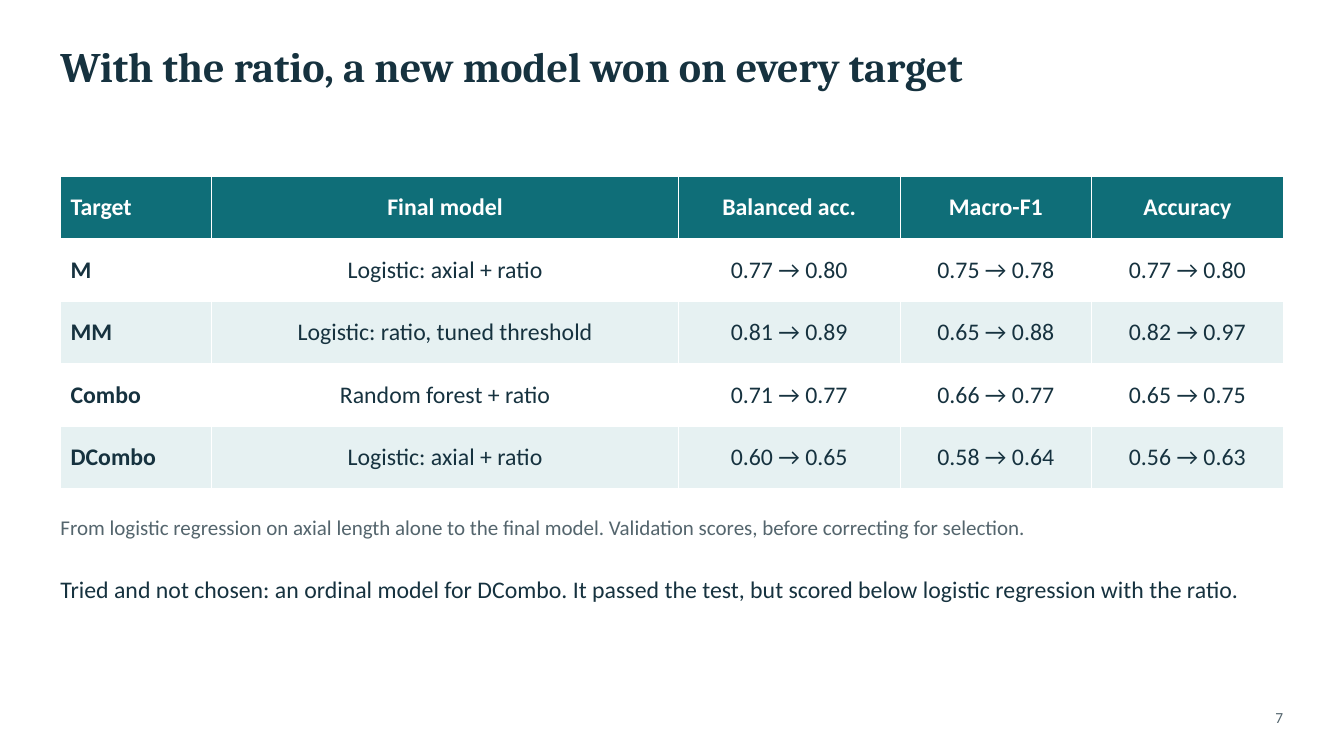
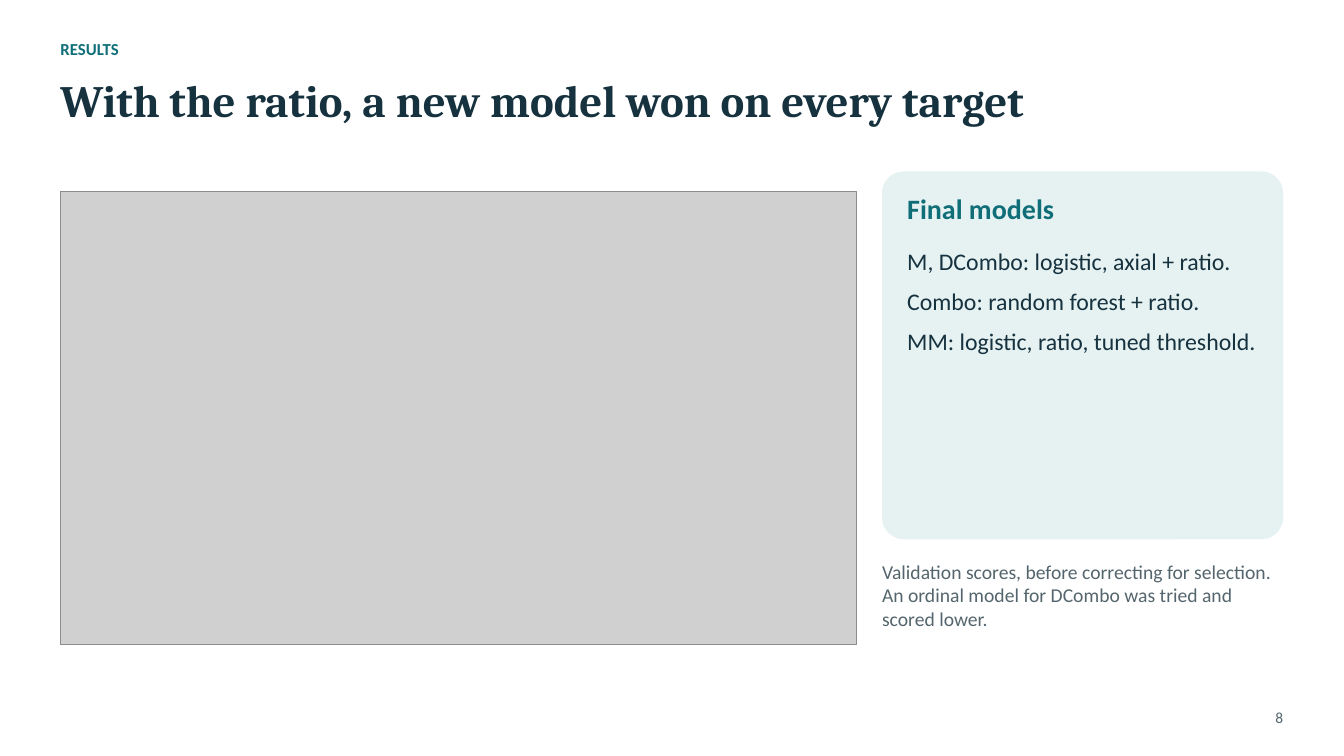
Before and after one commit to tomas20oriol-jpg/miopia-ml-project, a slide deck: slide 8 of slides/myopia_presentation.pptx (slide 7 before the commit). Drawn at 1344x756 pixels with LibreOffice and Linux fonts; fonts in the diff are those of the drawing; grey boxes stand for pictures. Boxes give left, top, right and bottom in pixels: in the first picture for what was removed or moved away, otherwise in the second. Text is boxed around its words. In the diff, an @@ line names an element or a change of style, - is before the commit and + after.

```diff
--- a/slides/myopia_presentation.pptx
+++ b/slides/myopia_presentation.pptx
@@ text added at (x1=60, y1=44, x2=118, y2=55), 12 pt, text #0F6E78, bold @@
+RESULTS
@@ title "With the ratio, a new ..." moved from (x1=60, y1=52, x2=963, y2=92) to (x1=60, y1=86, x2=1024, y2=127) @@
@@ title "With the ratio, a new ..." at (x1=60, y1=86, x2=1024, y2=127): size 30 to 32 pt @@
@@ table removed at (x1=60, y1=176, x2=1284, y2=489), 5 rows, 5 columns @@
-Target | Final model | Balanced acc. | Macro-F1 | Accuracy
-M | Logistic: axial + ratio | 0.77 → 0.80 | 0.75 → 0.78 | 0.77 → 0.80
-MM | Logistic: ratio, tuned threshold | 0.81 → 0.89 | 0.65 → 0.88 | 0.82 → 0.97
-Combo | Random forest + ratio | 0.71 → 0.77 | 0.66 → 0.77 | 0.65 → 0.75
-DCombo | Logistic: axial + ratio | 0.60 → 0.65 | 0.58 → 0.64 | 0.56 → 0.63
@@ rounded rectangle added at (x1=882, y1=171, x2=1284, y2=539), fill #E6F1F2 @@
@@ picture added at (x1=60, y1=192, x2=857, y2=644) @@
@@ text added at (x1=907, y1=199, x2=1054, y2=219), 20 pt, text #0F6E78, bold @@
+Final models
@@ text added at (x1=907, y1=253, x2=1256, y2=354), 17 pt, text #16323F @@
+M, DCombo: logistic, axial + ratio.
+Combo: random forest + ratio.
+MM: logistic, ratio, tuned threshold.
@@ text removed at (x1=60, y1=520, x2=1025, y2=539) @@
-From logistic regression on axial length alone to the final model. Validation scores, before correcting for selection.
@@ text added at (x1=882, y1=565, x2=1271, y2=626), 14 pt, text #54656D @@
+Validation scores, before correcting for selection. An ordinal model for DCombo was tried and scored lower.
@@ text removed at (x1=60, y1=581, x2=1238, y2=602) @@
-Tried and not chosen: an ordinal model for DCombo. It passed the test, but scored below logistic regression with the ratio.
@@ text at (x1=1275, y1=712, x2=1283, y2=723): text changed @@
-7
+8
```
Also in this commit, not shown: 13 other slides changed, 2 slides added, 1 slide removed, 14 other files.
